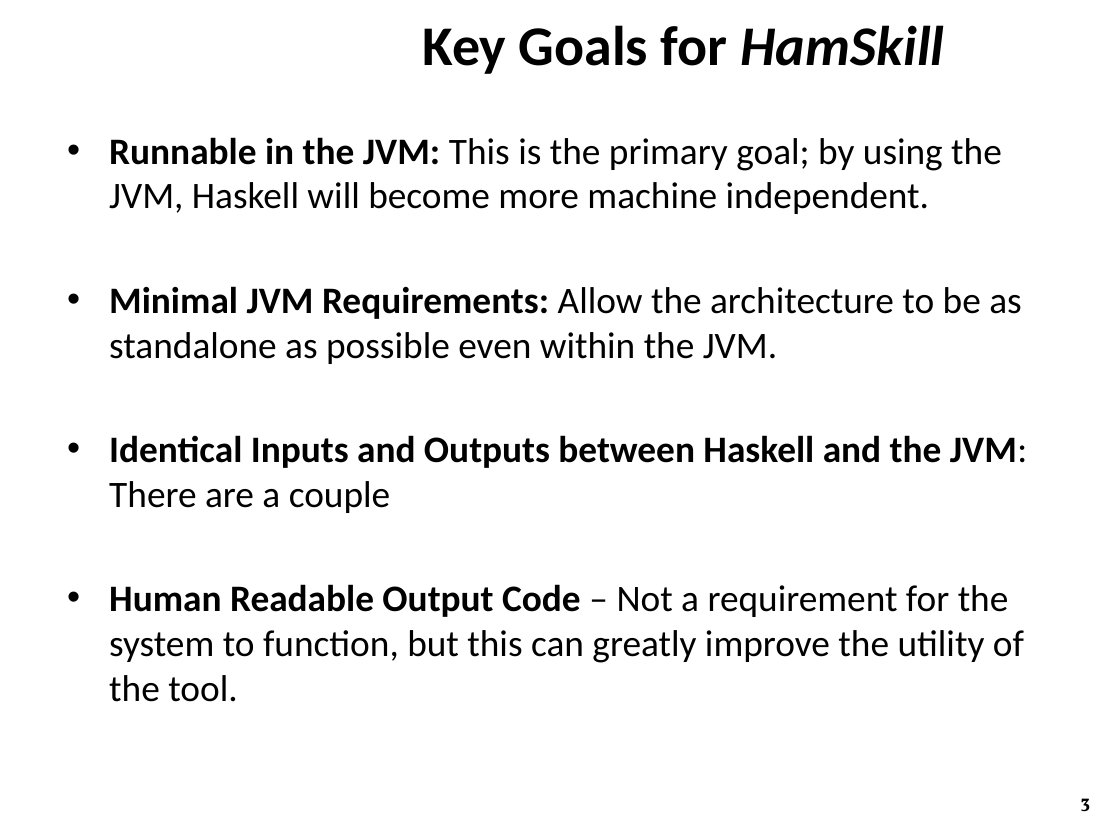
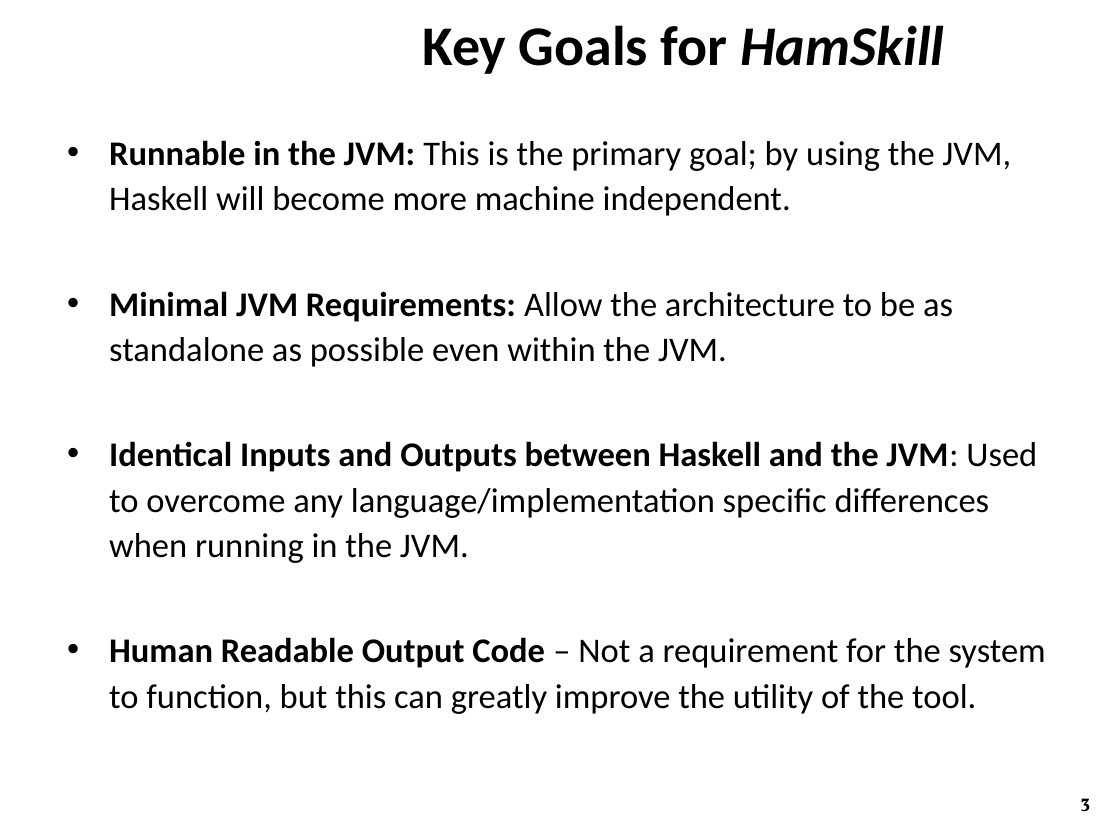
Before and after one commit to ZaydH/CS252, a slide deck: slide 3 of Project/Project_Presentation/Zayd_Hammoudeh_-_HamSkill_Run_Haskell_Anywhere.pptx. Drawn at 1120x840 pixels with LibreOffice and Linux fonts; fonts in the diff are those of the drawing; background and template pictures are left out. Boxes give left, top, right and bottom in pixels: in the first picture for what was removed or moved away, otherwise in the second. Text is boxed around its words. In the diff, an @@ line names an element or a change of style, - is before the commit and + after.

```diff
--- a/Project/Project_Presentation/Zayd_Hammoudeh_-_HamSkill_Run_Haskell_Anywhere.pptx
+++ b/Project/Project_Presentation/Zayd_Hammoudeh_-_HamSkill_Run_Haskell_Anywhere.pptx
@@ text at [109,140,1046,714]: size 24 to 22.2 pt in "Runnable in the JVM: This is the ...", "Minimal JVM Requirements: Allow the architecture to ...", "Human Readable Output Code – Not a ..."; line spacing 1 to 1.1 @@
@@ text at [109,441,1037,563]: text changed; size 24 to 22.2 pt; bold off @@
-• Identical Inputs and Outputs between Haskell and the JVM: There are a couple
+• Identical Inputs and Outputs between Haskell and the JVM: Used to overcome any language/implementation specific differences when running in the JVM.
```
Also in this commit, not shown: 5 other slides changed, 3 slides added.
